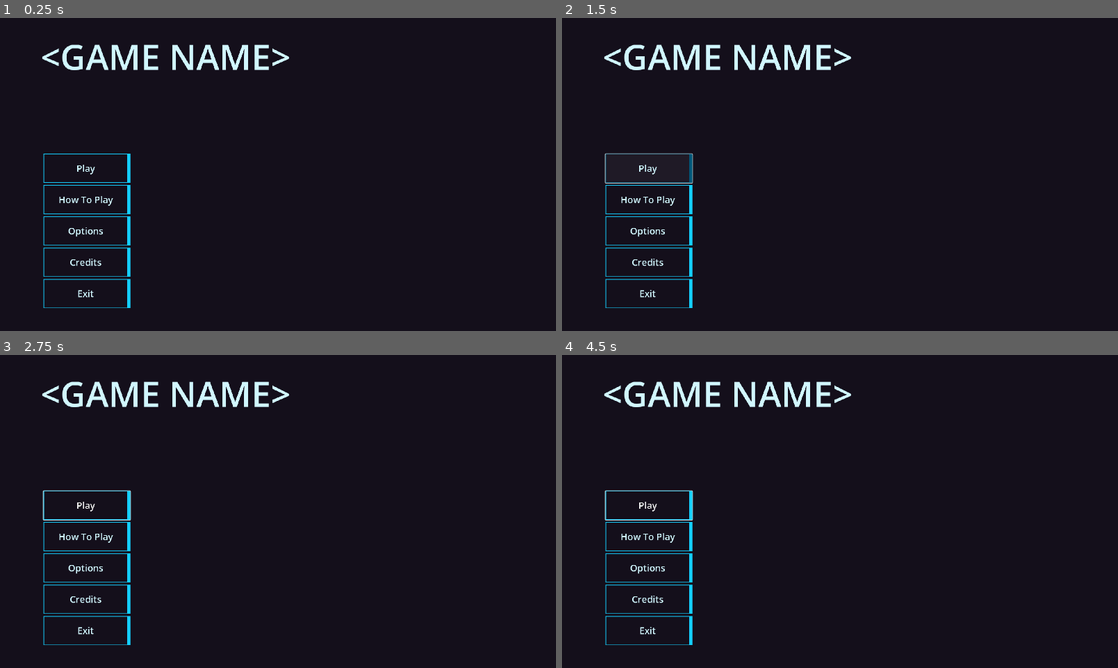
Above: before the commit, frames 1-4 (two rows, left to right).
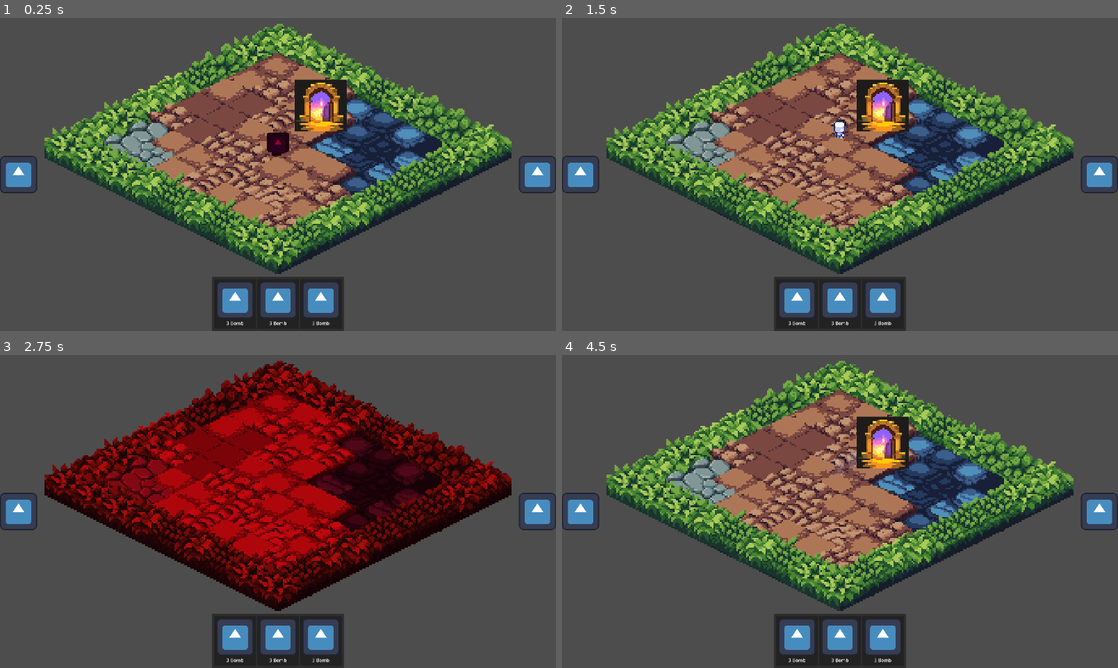
Above: after the commit, the same moments.

Repository: HephaistosForge/Chronominions
Game: Godot game, scene res://playgrounds/playground_christoph.tscn
Two runs of this game, one before a commit and one after it. Both use one fixed random seed, a clock stepped at 60 frames per second and the inputs below. Before the commit the project starts from res://ui_scenes/main_menu/main_menu.tscn. The engine's default icon, where the game draws it, is replaced by a stand-in: a white triangle on a blue panel in a dark square.
Inputs (mouse positions are in pixels of both pictures, inside the frame that each line leads up to):
- Up to frame 1 (0.25 s): no input
- Up to frame 2 (1.5 s): click (650, 168) at 0.5 s, where only the run before the commit has a clickable "Play"; click (650, 168) at 1.25 s, where only the run before the commit has a clickable "Play"
- Up to frame 3 (2.75 s): click (539, 511) at 2.02 s
- Up to frame 4 (4.5 s): click (1101, 511) at 2.77 s; click (578, 511) at 3.52 s; click (578, 511) at 4.27 s

The runs differ from the first frame. In frame 1, 97% of the frame differs, in the area x 0-100%, y 0-100%; in frame 2, 97%; in frame 3, 88%; in frame 4, 97%.

Commit message:
Fix lemming size

Diff:
--- a/game_objects/lemmings/lemming.tscn
+++ b/game_objects/lemmings/lemming.tscn
@@ -144,6 +144,7 @@
 script = ExtResource("1_db08k")
 
 [node name="Sprite2D" type="Sprite2D" parent="."]
+scale = Vector2(5, 5)
 texture = ExtResource("2_eackk")
 region_enabled = true
 region_rect = Rect2(16, 30, 16, 16)
--- a/project.godot
+++ b/project.godot
@@ -11,7 +11,7 @@
 [application]
 
 config/name="EasterJam2024"
-run/main_scene="res://ui_scenes/main_menu/main_menu.tscn"
+run/main_scene="res://playgrounds/playground_christoph.tscn"
 config/features=PackedStringArray("4.2", "Forward Plus")
 config/icon="res://icon.svg"
 
Not shown: 1 places in playgrounds/playground_christoph.tscn that only renumber resources
